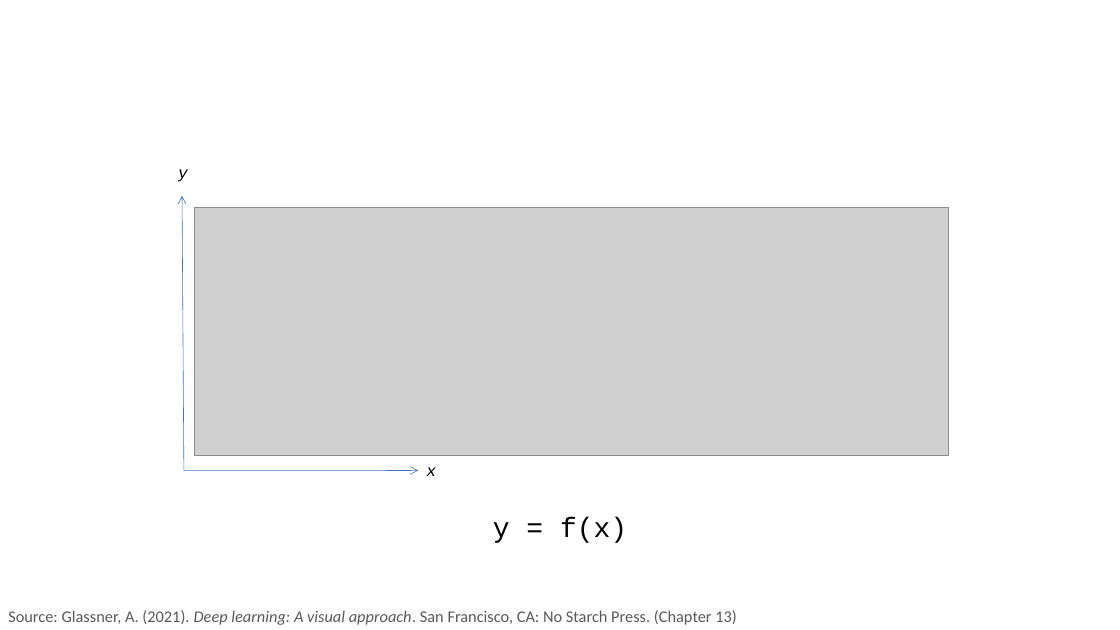
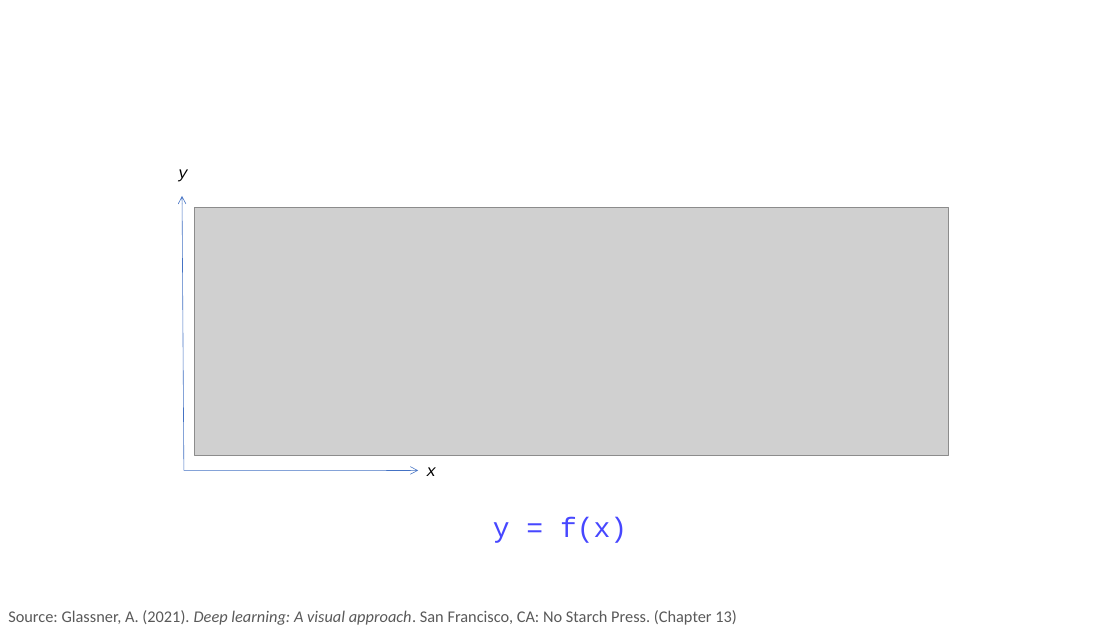
Before and after one commit to PracticumAI/deep_learning, a slide deck: slide 3 of presentations/02.2_activation_functions.pptx. Drawn at 1120x630 pixels with LibreOffice and Linux fonts; fonts in the diff are those of the drawing; grey boxes stand for pictures. Boxes give left, top, right and bottom in pixels: in the first picture for what was removed or moved away, otherwise in the second. Text is boxed around its words. In the diff, an @@ line names an element or a change of style, - is before the commit and + after.

```diff
--- a/presentations/02.2_activation_functions.pptx
+++ b/presentations/02.2_activation_functions.pptx
@@ text "y = f(x)" at (493, 518, 627, 543): text colour #000000 to #4747FF @@
```
Also in this commit, not shown: 3 slides added, 6 other files.
